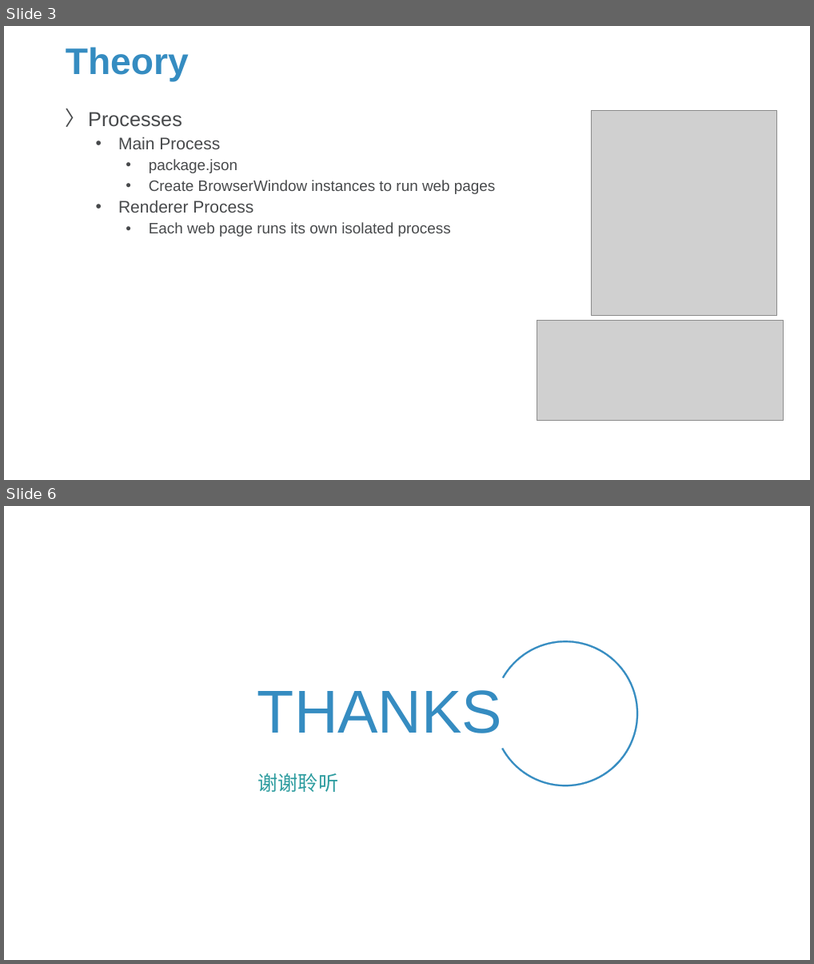
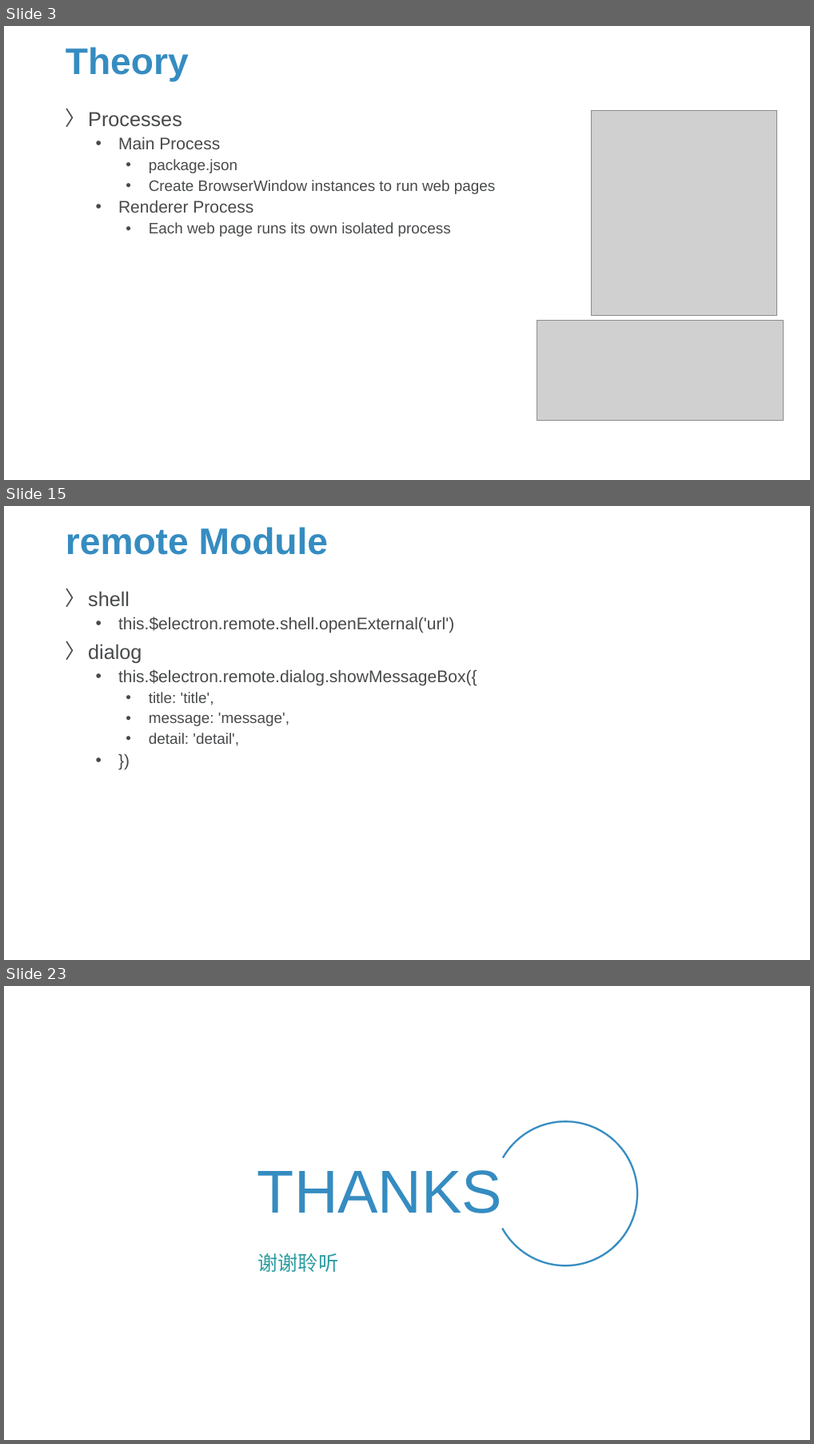
Before and after one commit to Sparks-Lu/TechNotes, a slide deck: Web/Electron-Notes.pptx. Shown one above the other, each under a label of ours: slides 3 and 6 before the commit, slides 3, 15 and 23 after it; the slides between them are not shown. The pictures are 814x964 and 814x1444 pixels, drawn with LibreOffice and Linux fonts; fonts in the diff are those of the drawing; grey boxes stand for pictures; background and template pictures are left out. Boxes give left, top, right and bottom in pixels: in the first picture for what was removed or moved away, otherwise in the second. Text is boxed around its words. In the diff, an @@ line names an element or a change of style, - is before the commit and + after.

```diff
--- a/Web/Electron-Notes.pptx
+++ b/Web/Electron-Notes.pptx
@@ slide 15 added at bbox=[4, 506, 810, 960], background picture (left out) @@
@@ title added at bbox=[66, 527, 328, 555], 44 pt, text #358CC1, bold @@
+remote Module
@@ text added at bbox=[88, 591, 478, 746], 20 pt, text #47494B @@
+〉 shell
+  • this.$electron.remote.shell.openExternal('url')
+〉 dialog
+  • this.$electron.remote.dialog.showMessageBox({
+    • title: 'title',
+    • message: 'message',
+    • detail: 'detail',
+  • })
@@ what was slide 6 is now slide 23 @@
```
Also in this commit, not shown: 4 slides changed, 16 other slides added, 11 other files.
